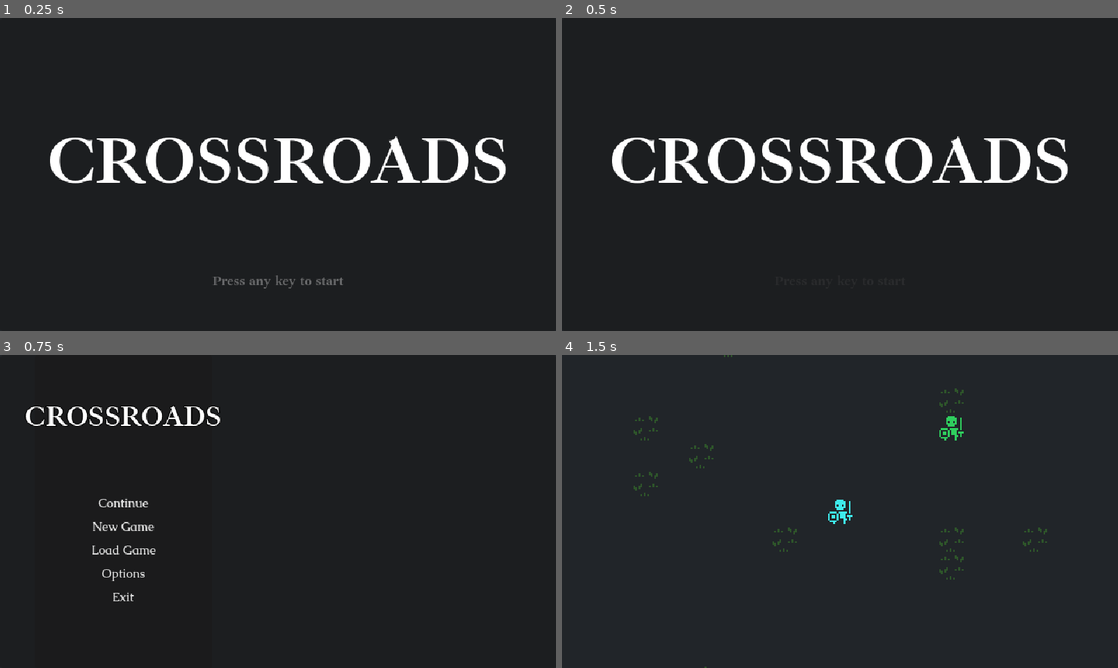
Above: before the commit, frames 1-4 (two rows, left to right).
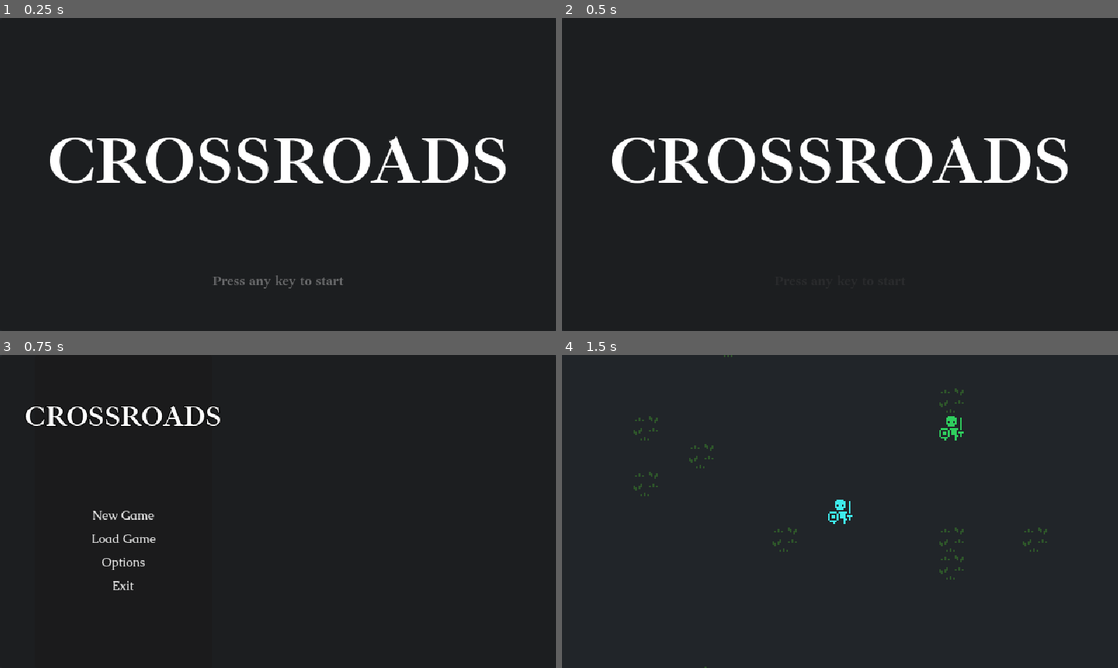
Above: after the commit, the same moments.

Repository: lilytastic/godot-roguelike
Game: Godot game, scene res://title/title.tscn
The game is run twice, just before and just after one commit, with the same random seed, the same clock (stepped at 60 frames per second) and the same inputs.
Inputs:
- Up to frame 1 (0.25 s): no input
- Up to frame 2 (0.5 s): no input
- Up to frame 3 (0.75 s): tap Enter at 0.5 s; hold D (move_right) from 0.53 s (still down)
- Up to frame 4 (1.5 s): release D (move_right) at 1.25 s; click "New Game" at 1.25 s

Frames 1-2 are identical in both runs. In frame 3, 1.0% of the frame differs, in the area x 16-28%, y 46-79%; in frame 4, nothing differs.

Commit message:
Continue

Diff:
--- a/game/aside_menu.gd
+++ b/game/aside_menu.gd
@@ -17,6 +17,11 @@
 		func():
 			%SaveSlotWrapper.visible = false
 			get_tree().change_scene_to_file('res://game/game.tscn')
+	)
+	%Continue.pressed.connect(
+		func():
+			option_pressed.emit('Continue')
+			_continue()
 	)
 	%'Resume'.pressed.connect(
 		func():
@@ -68,7 +73,11 @@
 		%'SaveGame'.visible = true
 		%'ExitToMainMenu'.visible = true
 	else:
-		%'Continue'.visible = true
+		var latestSave = _get_latest_save()
+		if latestSave:
+			%'Continue'.visible = true
+		else:
+			%'Continue'.visible = false
 		%'Resume'.visible = false
 		%'NewGame'.visible = true
 		%'SaveGame'.visible = false
@@ -78,3 +87,23 @@
 func _start_game():
 	Global.new_game()
 	get_tree().change_scene_to_file('res://game/game.tscn')
+
+func _get_latest_save():
+	var latestSave: Dictionary
+	var latestDate = 0
+	for slot in Global.get_save_slots():
+		var data = Global.load_from_save(slot.path)
+		if data and data.has('date_modified'):
+			var date = Time.get_unix_time_from_datetime_string(data.date_modified)
+			if date > latestDate:
+				latestDate = date
+				latestSave = slot
+	if latestSave:
+		return latestSave
+	return null
+
+func _continue():
+	var latestSave = _get_latest_save()
+	if latestSave:
+		Global.load_game(latestSave.path)
+		# get_tree().change_scene_to_file('res://game/game.tscn')
--- a/game/save_slots.gd
+++ b/game/save_slots.gd
@@ -4,17 +4,14 @@
 var mode := 'load'
 
 func _init() -> void:
-	var quicksave = _create_slot('quicksave', 'Quicksave')
-	var autosave = _create_slot('autosave', 'Autosave')
-	for n in 3:
-		var num = str(n+1)
-		var slot = _create_slot('save' + num, 'Manual Save')
+	for dict in Global.get_save_slots():
+		_create_slot(dict.path, dict.type)
 
 
 func _create_slot(path: String, type: String):
 	var slot = slot_scene.instantiate()
 	slot.slot_type = type
-	slot.path = 'user://%s.save' % path
+	slot.path = path
 	slot.slot_clicked.connect(func(path: String): _select(path))
 	add_child(slot)
 	return slot
--- a/global.gd
+++ b/global.gd
@@ -38,6 +38,16 @@
 	save_game('user://quicksave.save')
 	return
 
+func get_save_slots() -> Array[Dictionary]:
+	var arr: Array[Dictionary] = [
+		{'path': 'user://%s.save' % 'quicksave', 'type': 'quicksave'},
+		{'path': 'user://%s.save' % 'autosave', 'type': 'autosave'}
+	]
+	for n in 3:
+		var num = str(n+1)
+		arr.append({'path': 'user://%s.save' % ('save' + num), 'type': 'manual'})
+	return arr
+
 func save_game(path: String):
 	var data = get_save_data()
 	Files.save(data, path)
